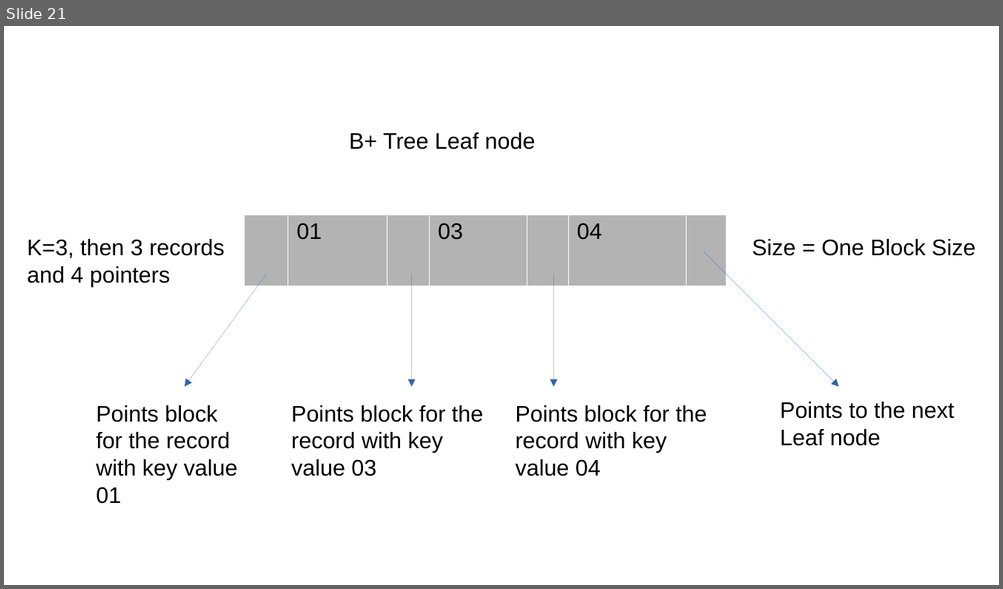
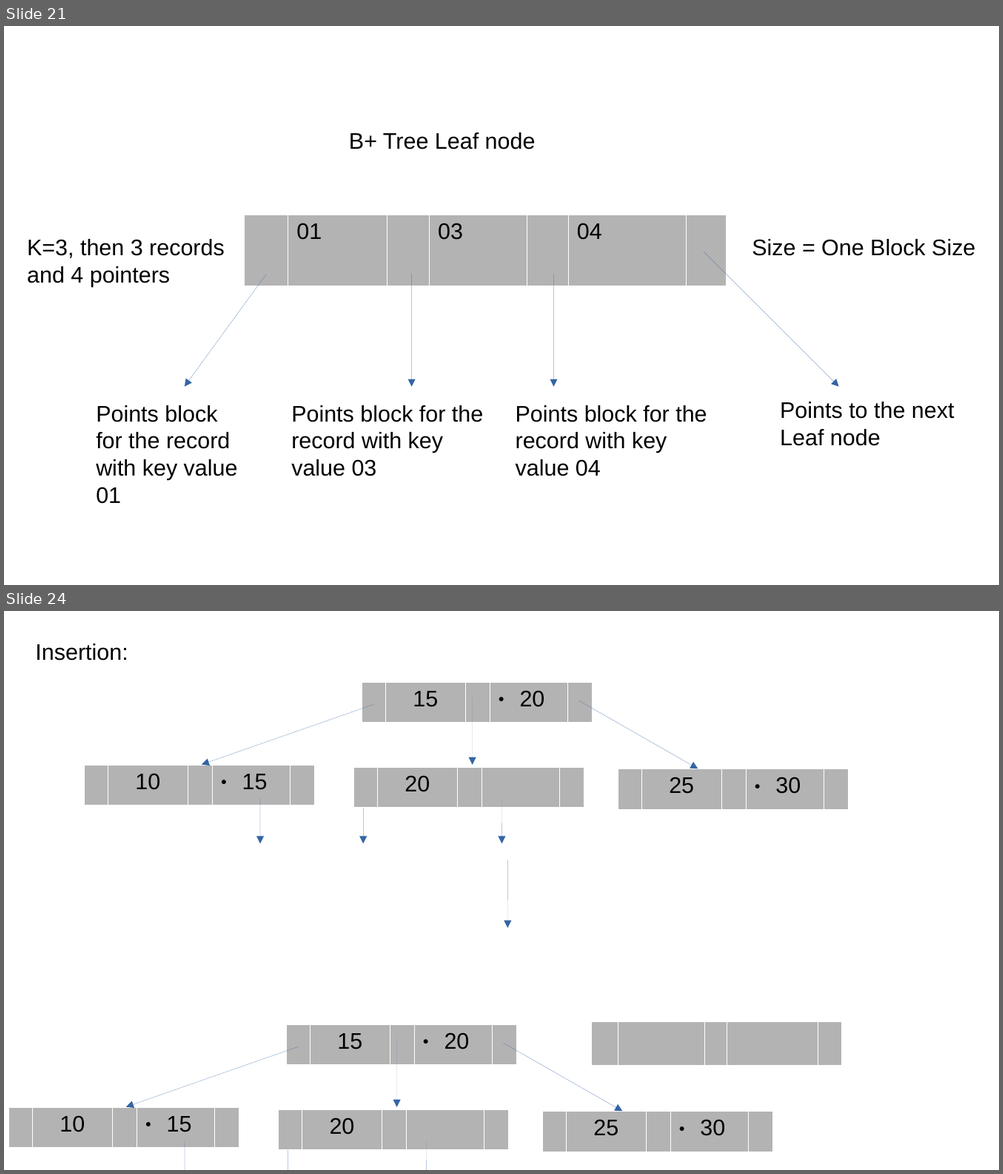
Before and after one commit to rajkumarananthu/workspace, a slide deck: GATE/images/gate_images.pptx. Shown one above the other, each under a label of ours: slide 21 before the commit, slides 21 and 24 after it; the slides between them are not shown. The pictures are 1003x589 and 1003x1174 pixels, drawn with LibreOffice and Linux fonts; fonts in the diff are those of the drawing. Boxes give left, top, right and bottom in pixels: in the first picture for what was removed or moved away, otherwise in the second. Text is boxed around its words. In the diff, an @@ line names an element or a change of style, - is before the commit and + after.

```diff
--- a/GATE/images/gate_images.pptx
+++ b/GATE/images/gate_images.pptx
@@ slide 24 added at box(4, 611, 999, 1170), background #FFFFFF @@
@@ text added at box(35, 644, 128, 661), 18 pt, text #000000 @@
+Insertion:
@@ table added at box(361, 682, 593, 723), 1 rows, 5 columns @@
+ | 15 |  | 20 | 
@@ arrow added from (472, 697) to (472, 764), #3465A4 0 pt @@
@@ arrow added from (374, 704) to (202, 764), #3465A4 0 pt @@
@@ arrow added from (579, 701) to (698, 769), #3465A4 0 pt @@
@@ table added at box(83, 764, 316, 805), 1 rows, 5 columns @@
+ | 10 |  | 15 | 
@@ table added at box(353, 767, 585, 808), 1 rows, 5 columns @@
+ | 20 |  |  | 
@@ table added at box(617, 769, 850, 1139), 1 rows, 5 columns @@
+ | 25 |  | 30 | 
@@ arrow added from (260, 799) to (260, 844), #3465A4 0 pt @@
@@ arrow added from (363, 799) to (363, 844), #3465A4 0 pt @@
@@ arrow added from (502, 799) to (502, 844), #3465A4 0 pt @@
@@ arrow added from (508, 860) to (508, 928), #3465A4 0 pt @@
@@ table added at box(286, 1025, 518, 1066), 1 rows, 5 columns @@
+ | 15 |  | 20 | 
@@ table added at box(592, 1022, 842, 1066), 1 rows, 5 columns @@
+ |  |  |  | 
@@ arrow added from (299, 1047) to (126, 1108), #3465A4 0 pt @@
@@ arrow added from (397, 1039) to (397, 1108), #3465A4 0 pt @@
@@ arrow added from (503, 1043) to (622, 1112), #3465A4 0 pt @@
@@ table added at box(8, 1108, 241, 1148), 1 rows, 5 columns @@
+ | 10 |  | 15 | 
@@ table added at box(278, 1110, 509, 1150), 1 rows, 5 columns @@
+ | 20 |  |  | 
@@ table added at box(542, 1112, 774, 1153), 1 rows, 5 columns @@
+ | 25 |  | 30 | 
@@ arrow added from (185, 1142) to (185, 1170), #3465A4 0 pt @@
@@ arrow added from (287, 1142) to (287, 1170), #3465A4 0 pt @@
@@ arrow added from (427, 1142) to (427, 1170), #3465A4 0 pt @@
```
Also in this commit, not shown: 3 slides changed, 2 other slides added, 1 other file.
